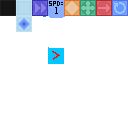
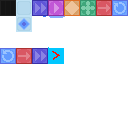
Two versions of the same layered image (w=128, h=128). Layer-by-layer changes:
added layer "tilemap.png" (1st of 2) above "tilemap.png" over [0, 0, 64, 64]
